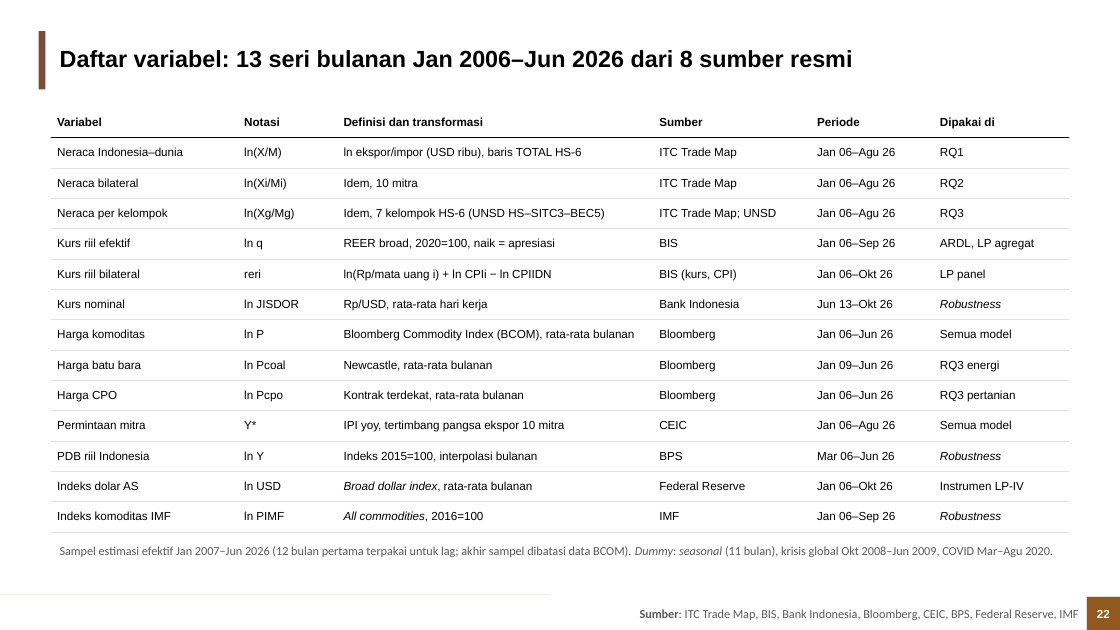
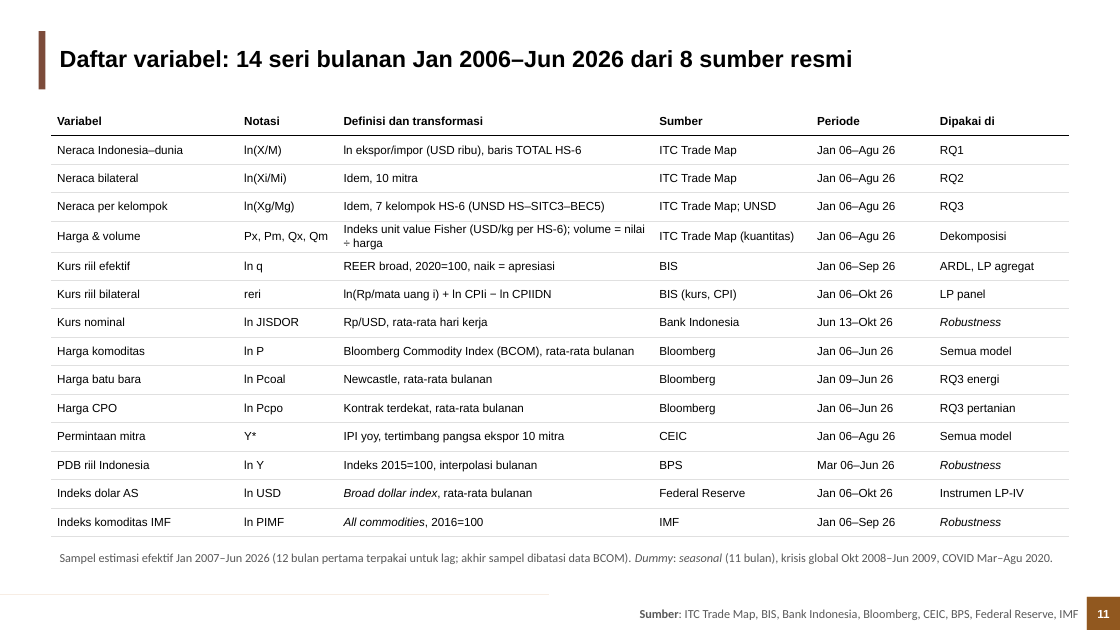
Before and after one commit to muhamadhaikal128/Pengaruh-Depresiasi-Rupiah-Terhadap-Trade-Balance, a slide deck: slide 11 of Haikal/output/3_ppt/Depresiasi_Rupiah_Trade_Balance.pptx (slide 22 before the commit). Drawn at 1120x630 pixels with LibreOffice and Linux fonts; fonts in the diff are those of the drawing; background and template pictures are left out. Boxes give left, top, right and bottom in pixels: in the first picture for what was removed or moved away, otherwise in the second. Text is boxed around its words. In the diff, an @@ line names an element or a change of style, - is before the commit and + after.

Commit message:
Haikal: dekomposisi harga vs volume (kuantitas HS-6), uji Marshall-Lerner dengan volume, PPT disusun ulang

```diff
--- a/Haikal/output/3_ppt/Depresiasi_Rupiah_Trade_Balance.pptx
+++ b/Haikal/output/3_ppt/Depresiasi_Rupiah_Trade_Balance.pptx
@@ title at <box>60,50,852,68</box>: text changed @@
-Daftar variabel: 13 seri bulanan Jan 2006–Jun 2026 dari 8 sumber resmi
+Daftar variabel: 14 seri bulanan Jan 2006–Jun 2026 dari 8 sumber resmi
@@ table at <box>51,108,1069,539</box> @@
+row 5: Harga & volume | Px, Pm, Qx, Qm | Indeks unit value Fisher (USD/kg per HS-6); volume = nilai ÷ harga | ITC Trade Map (kuantitas) | Jan 06–Agu 26 | Dekomposisi
@@ text "Sampel estimasi efektif Jan 2007–Jun ...": place and size @@
-text "Sampel estimasi efektif Jan 2007–Jun ..." at <box>60,546,1053,557</box>
+text "Sampel estimasi efektif Jan 2007–Jun ..." at <box>60,553,1053,564</box>
@@ page number at <box>1097,610,1109,618</box>: text changed @@
-22
+11
```
Also in this commit, not shown: 31 other slides changed, 13 slides added, 5 slides removed, 29 other files.
